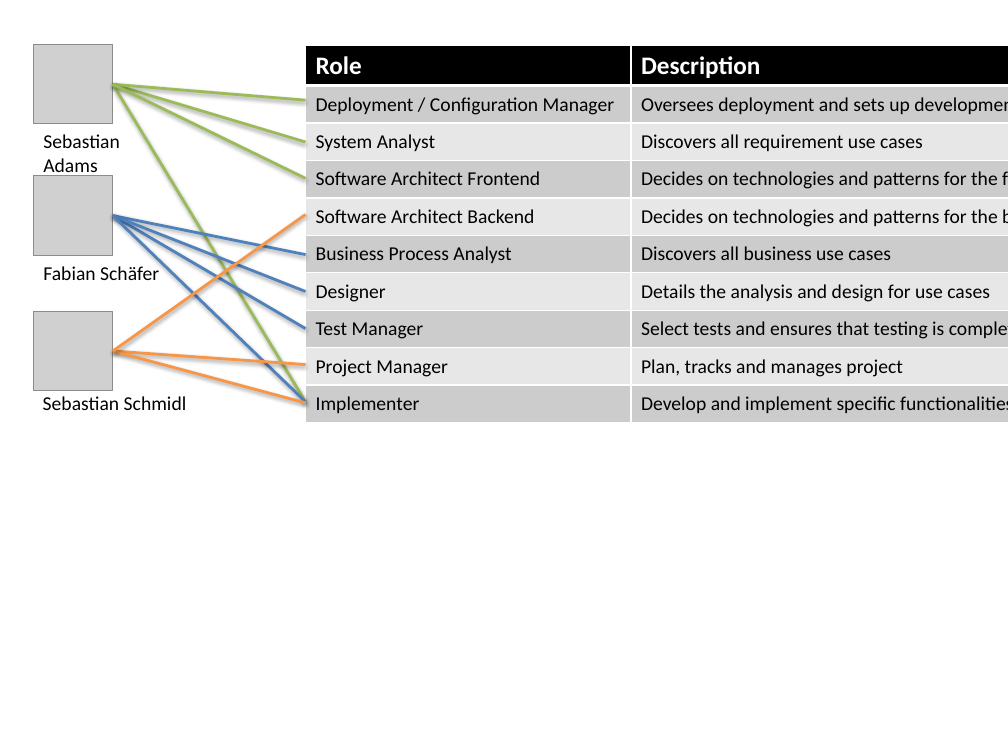
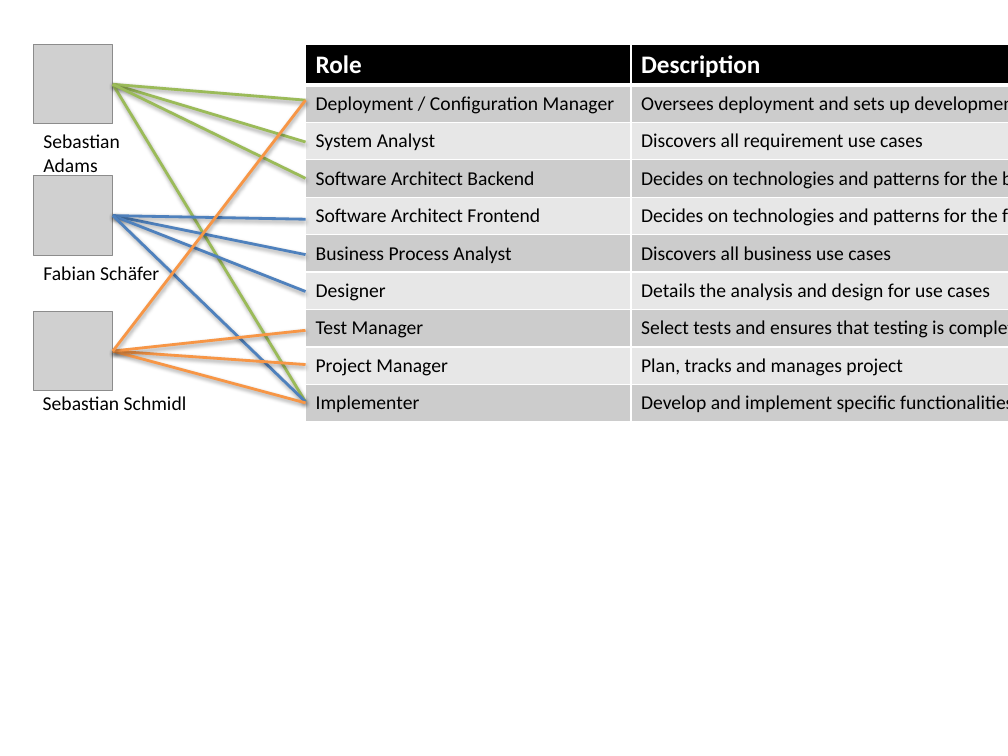
Before and after one commit to SAS-Systems/Unveiled-Documentation, a slide deck: slide 2 of Metadata/Layouts.pptx. Drawn at 1008x756 pixels with LibreOffice and Linux fonts; fonts in the diff are those of the drawing; grey boxes stand for pictures. Boxes give left, top, right and bottom in pixels: in the first picture for what was removed or moved away, otherwise in the second. Text is boxed around its words. In the diff, an @@ line names an element or a change of style, - is before the commit and + after.

Commit message:
started work on presentation

```diff
--- a/Metadata/Layouts.pptx
+++ b/Metadata/Layouts.pptx
@@ table at [305, 44, 1008, 421] @@
+row 4: Software Architect Backend | Decides on technologies and patterns for the backend
-row 5: Software Architect Backend | Decides on technologies and patterns for the backend
@@ line added from (113, 351) to (305, 100), #F79646 2 pt @@
@@ line moved from (113, 216) - (305, 329) to (113, 216) - (305, 220) @@
@@ line moved from (113, 351) - (305, 215) to (113, 351) - (305, 331) @@
```
Also in this commit, not shown: 5 other files.
